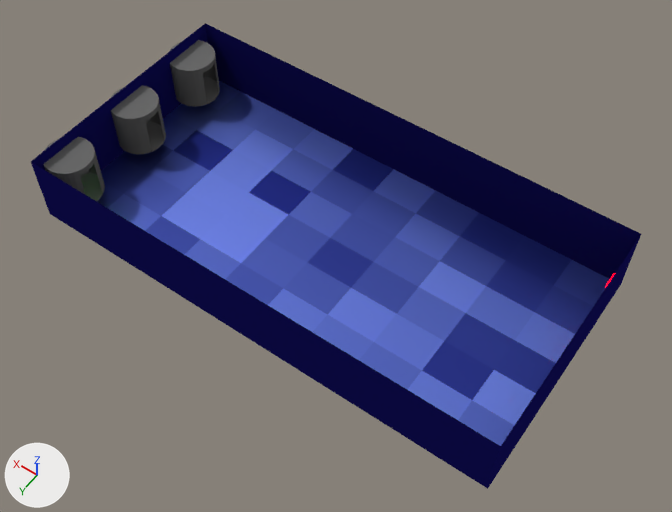
An edit to the Blender file Bilder/Spawn.blend, drawn before and after from the same camera.
Both versions are drawn from a 50 mm lens placed at (-13.3, 18.1, 28.3), pointed at (-0.8, 0.5, 0.6). Arrows for +X, +Y and +Z are at lower left; the lights stay in place.

The older version as bpy lines, for what is in view:
```python
ob_cube = bpy.data.objects.new('Cube', me_cube_004)
ob_cube.location = (-9.94, -3.02, 2.36)
ob_cube.scale = (0.05, 0.3, 0.1)
ob_cylinder = bpy.data.objects.new('Cylinder', me_cylinder)
ob_cylinder.location = (9.6, -3.55, 1.45)
ob_cylinder_001 = bpy.data.objects.new('Cylinder.001', me_cylinder_002)
ob_cylinder_001.location = (9.6, -0.02, 1.45)
ob_cylinder_002 = bpy.data.objects.new('Cylinder.002', me_cylinder_003)
ob_cylinder_002.location = (9.6, 3.62, 1.45)
ob_plane = bpy.data.objects.new('Plane', me_plane_007)
ob_plane.location = (0.0, 0.0, 0.0)
ob_plane.scale = (10.0, 5.0, 1.0)
ob_plane_001 = bpy.data.objects.new('Plane.001', me_plane_008)
ob_plane_001.location = (0.0, 5.0, 1.5)
ob_plane_001.rotation_euler = (1.571, 0.0, 0.0)  # degrees (90, 0, 0)
ob_plane_001.scale = (10.0, 1.5, 1.0)
ob_plane_002 = bpy.data.objects.new('Plane.002', me_plane_009)
ob_plane_002.location = (0.0, -5.0, 1.5)
ob_plane_002.rotation_euler = (1.571, 0.0, 0.0)  # degrees (90, 0, 0)
ob_plane_002.scale = (10.0, 1.5, 1.0)
ob_plane_003 = bpy.data.objects.new('Plane.003', me_plane_010)
ob_plane_003.location = (10.0, 0.0, 1.5)
ob_plane_003.rotation_euler = (0.0, 1.571, 0.0)  # degrees (0, 90, 0)
ob_plane_003.scale = (1.5, 5.0, 1.0)
ob_plane_004 = bpy.data.objects.new('Plane.004', me_plane_011)
ob_plane_004.location = (-10.0, 0.0, 1.5)
ob_plane_004.rotation_euler = (0.0, 1.571, 0.0)  # degrees (0, 90, 0)
ob_plane_004.scale = (1.5, 5.0, 1.0)
```
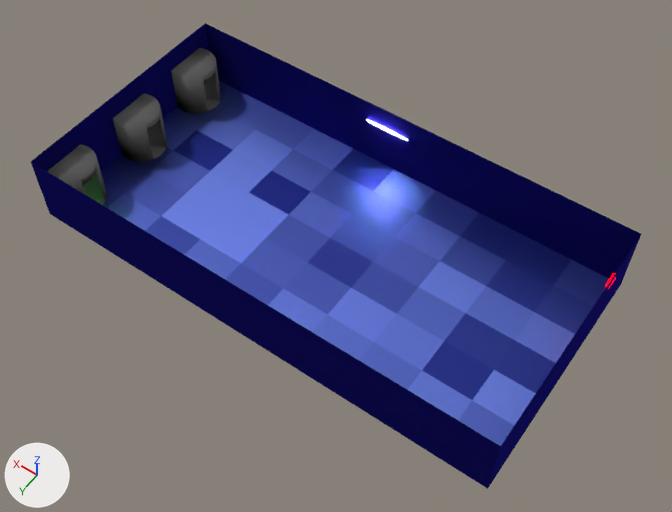
What changed in the scene script:
```text
Change mat_wand_spawn:
    remove n0 = _N.new('ShaderNodeOutputMaterial'); n0.name = 'Material Output.001'
    remove n1 = _N.new('ShaderNodeBsdfDiffuse'); n1.name = 'Diffuse BSDF'
    remove n1.inputs[0].default_value = (0.00767, 0.00604, 0.115, 1.0)  # 'Color', dark blue #15125f
    remove _L.new(n1.outputs[0], n0.inputs[0])  # 'BSDF' to 'Surface'
    add n2 = _N.new('ShaderNodeOutputMaterial'); n2.name = 'Material Output'
    add n3 = _N.new('ShaderNodeBsdfAnisotropic'); n3.name = 'Glossy BSDF'
    add n3.distribution = 'GGX'
    add n3.inputs[0].default_value = (0.0117, 0.009, 0.208, 1.0)  # 'Color', blue #1c187e
    add n3.inputs[1].default_value = 0.851  # 'Roughness'
    add _L.new(n3.outputs[0], n2.inputs[0])  # 'BSDF' to 'Surface'
Add mat_neon:
    mat_neon = emission_material('Neon')
    mat_neon.base_color = (0.8, 0.8, 0.8)  # white #e7e7e7
    mat_neon.strength = 100.0
Change me_cylinder_003:
    used by ob_cylinder_002; location = (9.6, 3.62, 1.45)
    remove me_cylinder_003.from_pydata(...)  # 165 vertices, 63 faces; spans x -1.0..1.0, y -1.0..1.0, z -1.0..1.0
    add me_cylinder_003.from_pydata(...)  # 306 vertices, 201 faces; spans x -1.0..1.0, y -1.0..1.0, z -1.1..1.0
    me_cylinder_003 part 1: 63 kept faces spanning x -1.0..1.0, y -1.0..1.0, z -1.0..1.0 are now shaded smooth
Change me_cylinder_002:
    where me_cylinder_002.from_pydata(...)  # 165 vertices, 63 faces; spans x -1.0..1.0, y -1.0..1.0, z -1.0..1.0
    used by ob_cylinder_001; location = (9.6, -0.02, 1.45)
    me_cylinder_002 part 2: all faces are now shaded smooth (63 of 63 changed)
Change me_cylinder:
    used by ob_cylinder; location = (9.6, -3.55, 1.45)
    remove me_cylinder.from_pydata(...)  # 165 vertices, 63 faces; spans x -1.0..1.0, y -1.0..1.0, z -1.0..1.0
    add me_cylinder.from_pydata(...)  # 177 vertices, 71 faces; spans x -1.0..1.0, y -1.0..1.0, z -1.0..1.0
    me_cylinder part 3: 63 kept faces spanning x -1.0..1.0, y -1.0..1.0, z -1.0..1.0 are now shaded smooth
Add me_sphere_001:
    me_sphere_001.from_pydata(...)  # a UV sphere (32 segments, 16 rings, poles along z) spanning x -1.0..1.0, y -1.0..1.0, z -1.0..1.0
    me_sphere_001.materials.append(mat_neon)  # white #e7e7e7
Change ob_cylinder_002:
    ob_cylinder_002.location: (9.6, 3.62, 1.45) -> (9.6, 3.62, 1.02)
Change ob_cylinder_001:
    ob_cylinder_001.location: (9.6, -0.02, 1.45) -> (9.6, -0.02, 1.01)
Change ob_cylinder:
    ob_cylinder.location: (9.6, -3.55, 1.45) -> (9.6, -3.55, 1.04)
Change ob_cube:
    ob_cube.rotation_euler: (0.0, 0.0, 0.0) -> (0.0, 0.175, 0.0)  # degrees (0, 0, 0) -> degrees (0, 10, 0)
Add ob_sphere_001:
    ob_sphere_001 = bpy.data.objects.new('Sphere.001', me_sphere_001)
    ob_sphere_001.location = (0.62, -4.94, 2.07)
    ob_sphere_001.scale = (1.0, 0.05, 0.05)
```

Changed parts and their boxes [x1, y1, x2, y2] in the pictures (672 x 512 px):
'Plane.002', recoloured: [205, 23, 635, 279] in both
'Plane.003', recoloured: [41, 24, 209, 171] in both
'Cylinder.001', moved: before [111, 85, 166, 154]; after [113, 94, 167, 162]
'Plane.004', recoloured: [490, 243, 637, 481] in both
'Cylinder', reshaped, moved: before [170, 40, 220, 107]; after [171, 48, 221, 114]
'Cylinder.002', reshaped, moved: before [43, 137, 105, 201]; after [47, 144, 107, 205]
'Sphere.001', added: after [367, 120, 407, 140]
'Cube', turned: before [605, 273, 615, 288]; after [606, 273, 616, 288]
